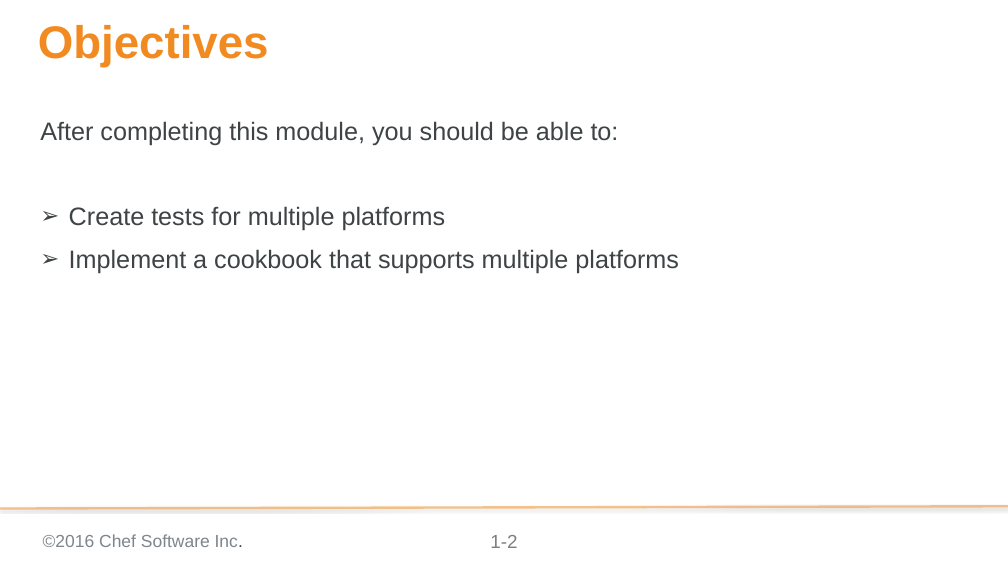
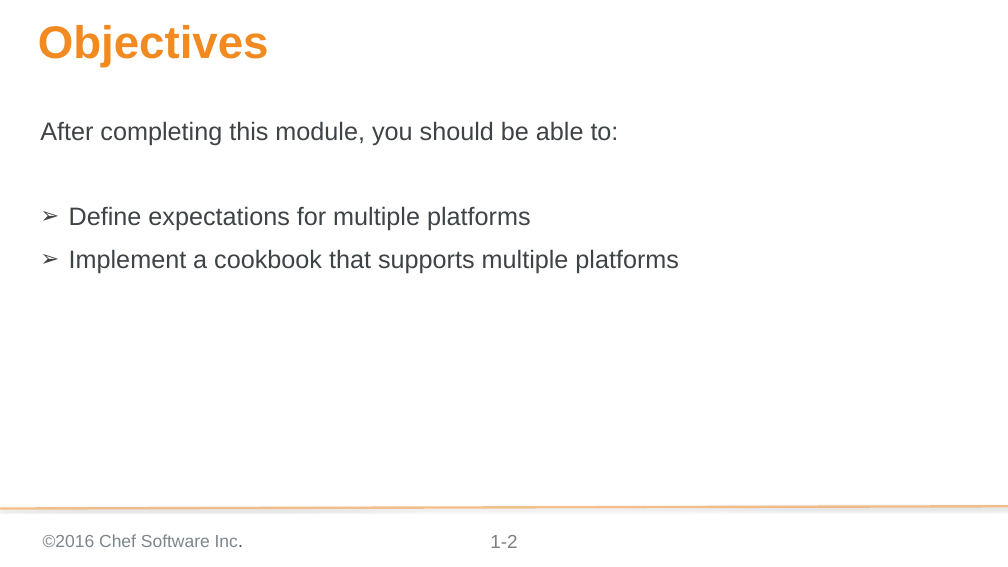
Before and after one commit to chef-training/test_driven_cookbook_development, a slide deck: slide 2 of 08-refactoring_for_multiple_platforms.pptx. Drawn at 1008x567 pixels with LibreOffice and Linux fonts; fonts in the diff are those of the drawing; background and template pictures are left out. Boxes give left, top, right and bottom in pixels: in the first picture for what was removed or moved away, otherwise in the second. Text is boxed around its words. In the diff, an @@ line names an element or a change of style, - is before the commit and + after.

```diff
--- a/08-refactoring_for_multiple_platforms.pptx
+++ b/08-refactoring_for_multiple_platforms.pptx
@@ text at [69,206,531,231]: text changed @@
-➢ Create tests for multiple platforms
+➢ Define expectations for multiple platforms
```
Also in this commit, not shown: 7 other slides changed.
